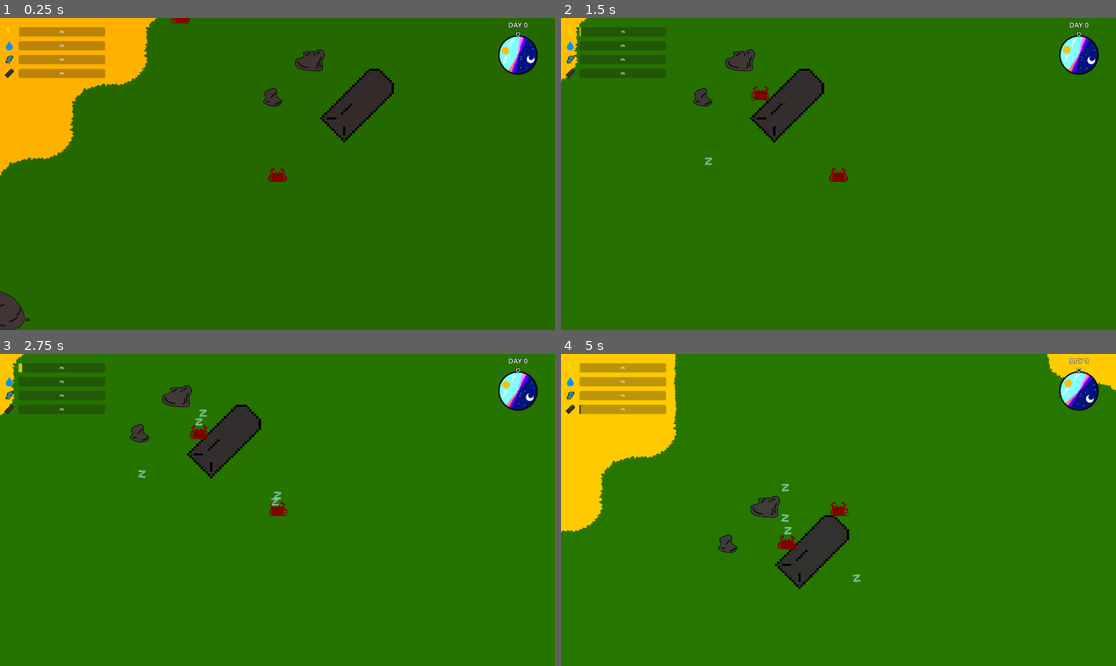
Above: before the commit, frames 1-4 (two rows, left to right).
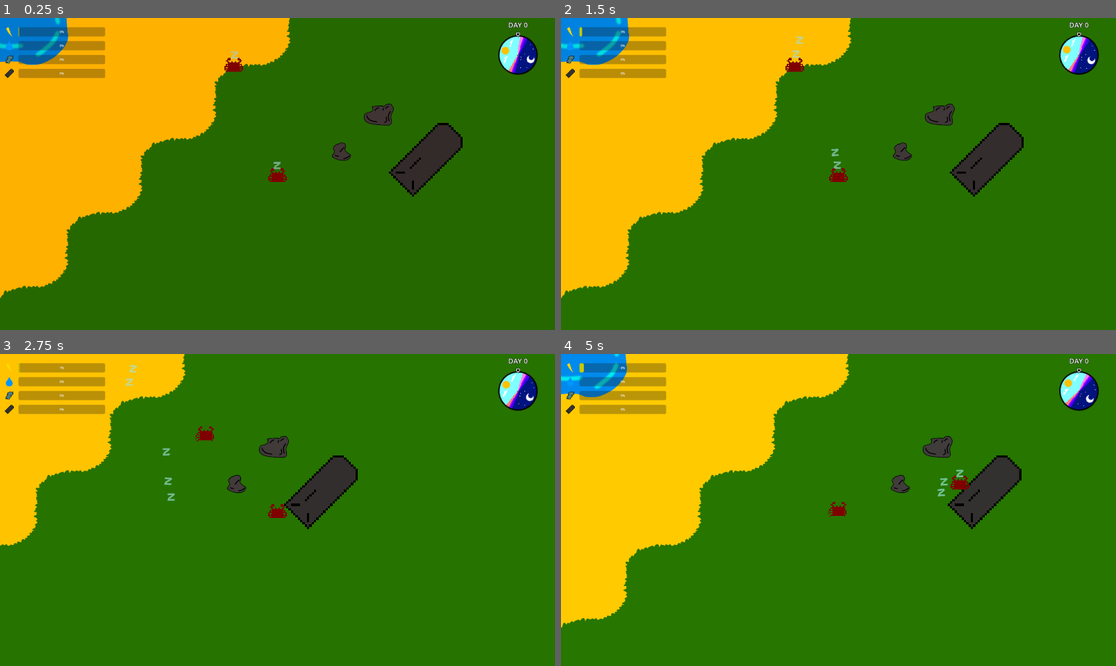
Above: after the commit, the same moments.

Repository: nporposoft/crabs-on-the-island
Game: Godot game, scene res://scenes/island_v1/island_v1.tscn
The game is run twice, just before and just after one commit, with the same random seed, the same clock (stepped at 60 frames per second) and the same inputs.
Inputs:
- Up to frame 1 (0.25 s): no input
- Up to frame 2 (1.5 s): hold D (move_right) 0.53-1.28 s; tap Shift (dash) at 0.6 s; hold S (move_down) from 1.28 s (still down); tap F (harvest) at 1.35 s
- Up to frame 3 (2.75 s): release S (move_down) at 2.03 s; hold D (move_right) from 2.03 s (still down); tap Shift (dash) at 2.1 s
- Up to frame 4 (5 s): release D (move_right) at 2.78 s; hold W (move_up) 2.78-3.53 s; tap F (harvest) at 2.85, 4.35 s; hold A (move_left) from 3.53 s (still down); tap Shift (dash) at 3.6 s

The runs differ from the first frame. In frame 1, 23% of the frame differs, in the area x 0-84%, y 0-100%; in frame 2, 29%, in the area x 0-84%, y 0-90%; in frame 3, 15%; in frame 4, 23%.

Commit message:
crabs start powered off

Diff:
--- a/crabs/Crab.gd
+++ b/crabs/Crab.gd
@@ -74,6 +74,10 @@
 	_foot_step_timer.timeout.connect(_play_random_footstep_sound)
 	add_child(_foot_step_timer)
 
+	# start powered off
+	_start_sleep(false)
+
+
 func init(body_resources: Dictionary, stats: Dictionary) -> void:
 	_body_resources = body_resources
 	_stats = stats
@@ -209,10 +213,10 @@
 		_start_sleep()
 
 
-func _start_sleep() -> void:
+func _start_sleep(play_sound: bool = true) -> void:
 	_set_state(States.OUT_OF_BATTERY)
 	_set_state(States.SHUTDOWN_COOLDOWN)
-	$PowerOffSoundEffect.play()
+	if play_sound: $PowerOffSoundEffect.play()
 	$Zs.set_emitting(true)
 	stop_harvest()
 	_one_shot_timer(shutdown_cooldown_seconds, func() -> void:
--- a/scenes/island_v1/island_v1.tscn
+++ b/scenes/island_v1/island_v1.tscn
@@ -236,7 +236,7 @@
 [node name="Player" parent="." instance=ExtResource("2_0en58")]
 
 [node name="Crab" parent="Player" instance=ExtResource("3_s85qb")]
-position = Vector2(-1722, -329)
+position = Vector2(-1960, -517)
 
 [node name="resource" parent="." instance=ExtResource("6_2lyxb")]
 position = Vector2(1668, -914)
